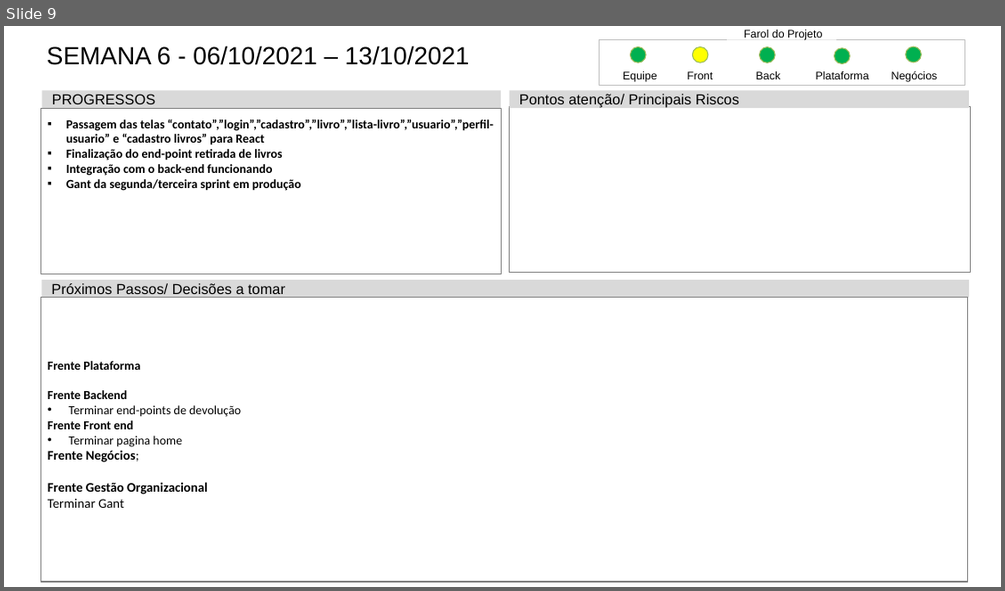
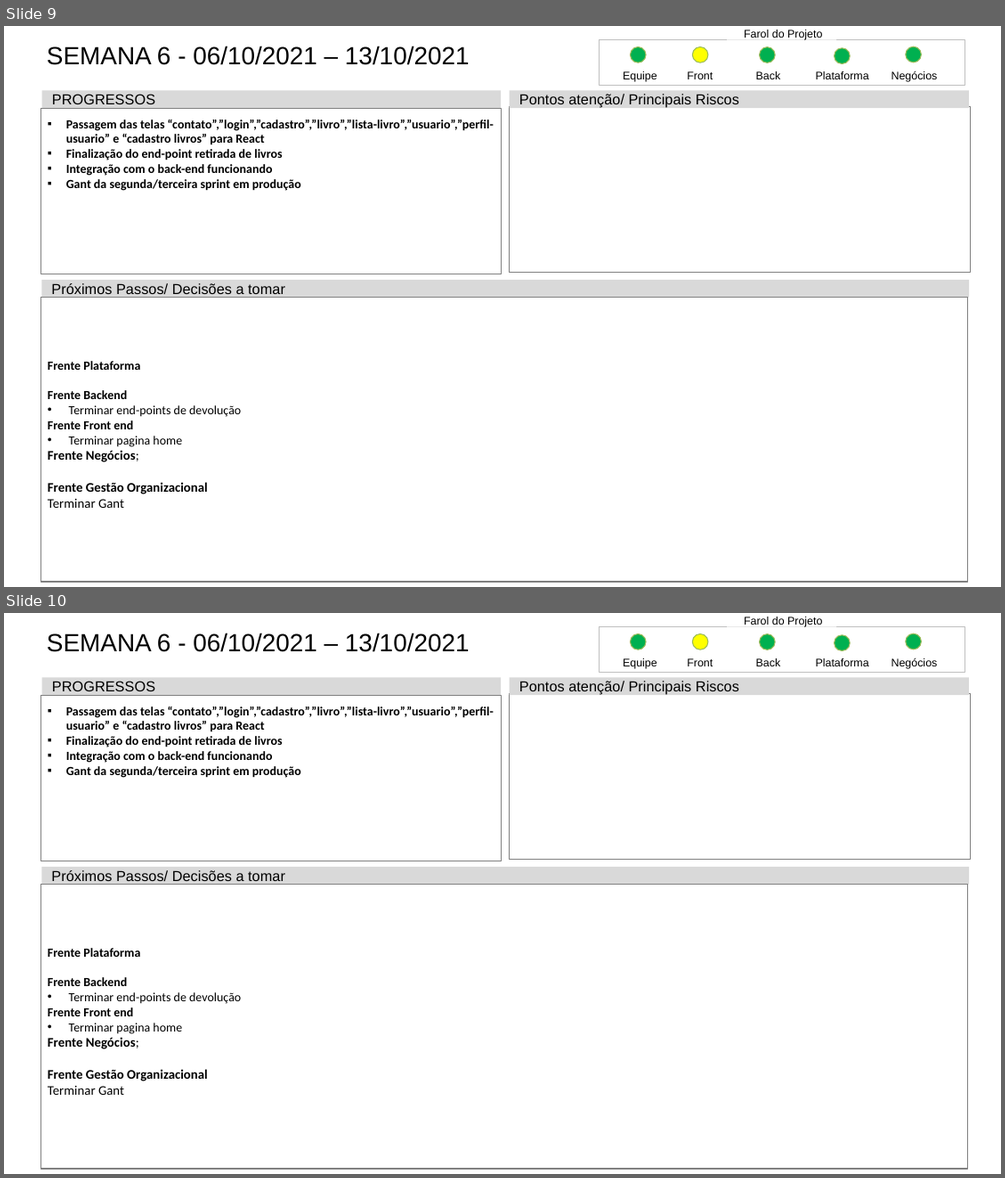
Before and after one commit to Luis-Silva80/grupo05-adsa, a slide deck: Documentação/EngenhariaDeSoftware/Mod_Status_Report-PI20202.pptx. Shown one above the other, each under a label of ours: slide 9 before the commit, slides 9 and 10 after it. The pictures are 1005x591 and 1005x1178 pixels, drawn with LibreOffice and Linux fonts; fonts in the diff are those of the drawing. Boxes give left, top, right and bottom in pixels: in the first picture for what was removed or moved away, otherwise in the second. Text is boxed around its words. In the diff, an @@ line names an element or a change of style, - is before the commit and + after.

```diff
--- a/Documentação/EngenhariaDeSoftware/Mod_Status_Report-PI20202.pptx
+++ b/Documentação/EngenhariaDeSoftware/Mod_Status_Report-PI20202.pptx
@@ slide 10 added at bbox=[4, 613, 1001, 1174], background #FFFFFF @@
@@ title added at bbox=[47, 633, 469, 652], 26.5 pt, text #000000 @@
+SEMANA 6 - 06/10/2021 – 13/10/2021
@@ rectangle added at bbox=[599, 626, 965, 673], outline #BFBFBF 0.5 pt @@
@@ ellipse added at bbox=[630, 634, 646, 649], fill #00B050, outline #9BBB59 1 pt @@
@@ ellipse added at bbox=[692, 634, 708, 649], fill #FFFF00, outline #9BBB59 1 pt @@
@@ rectangle added at bbox=[727, 613, 837, 627], fill #FFFFFF, 11.8 pt, text #000000 @@
+Farol do Projeto
@@ ellipse added at bbox=[760, 634, 775, 649], fill #00B050, outline #9BBB59 1 pt @@
@@ ellipse added at bbox=[834, 635, 850, 651], fill #00B050, outline #9BBB59 1 pt @@
@@ ellipse added at bbox=[906, 633, 921, 649], fill #00B050, outline #9BBB59 1 pt @@
@@ text added at bbox=[623, 658, 657, 669], 11.8 pt, text #000000 @@
+Equipe
@@ text added at bbox=[687, 658, 712, 666], 11.8 pt, text #000000 @@
+Front
@@ text added at bbox=[756, 658, 781, 666], 11.8 pt, text #000000 @@
+Back
@@ text added at bbox=[816, 658, 869, 666], 11.8 pt, text #000000 @@
+Plataforma
@@ text added at bbox=[891, 657, 938, 669], 11.8 pt, text #000000 @@
+Negócios
@@ rectangle added at bbox=[42, 677, 501, 695], fill #D9D9D9, 15.4 pt, text #000000 @@
+PROGRESSOS
@@ rectangle added at bbox=[510, 677, 968, 695], fill #D9D9D9, 15.4 pt, text #000000 @@
+Pontos atenção/ Principais Riscos
@@ rectangle added at bbox=[40, 695, 501, 861], outline #808080 1 pt, 13.2 pt, text #000000, bold @@
+  ▪ Passagem das telas “contato”,”login”,”cadastro”,”livro”,”lista-livro”,”usuario”,”perfil-usuario” e “cadastro livros” para React
+  ▪ Finalização do end-point retirada de livros
+  ▪ Integração com o back-end funcionando
+  ▪ Gant da segunda/terceira sprint em produção
@@ rectangle added at bbox=[510, 693, 970, 860], outline #808080 1 pt @@
@@ rectangle added at bbox=[42, 867, 970, 884], fill #D9D9D9, 15.4 pt, text #000000 @@
+Próximos Passos/ Decisões a tomar
@@ rectangle added at bbox=[40, 884, 968, 1168], outline #808080 1 pt, 13.2 pt, text #000000, bold @@
+  Frente Plataforma
+  Frente Backend
+  • Terminar end-points de devolução
+  Frente Front end
+  • Terminar pagina home
+  Frente Negócios;
+  Frente Gestão Organizacional
+  Terminar Gant
```
Also in this commit, not shown: 1 other file.
